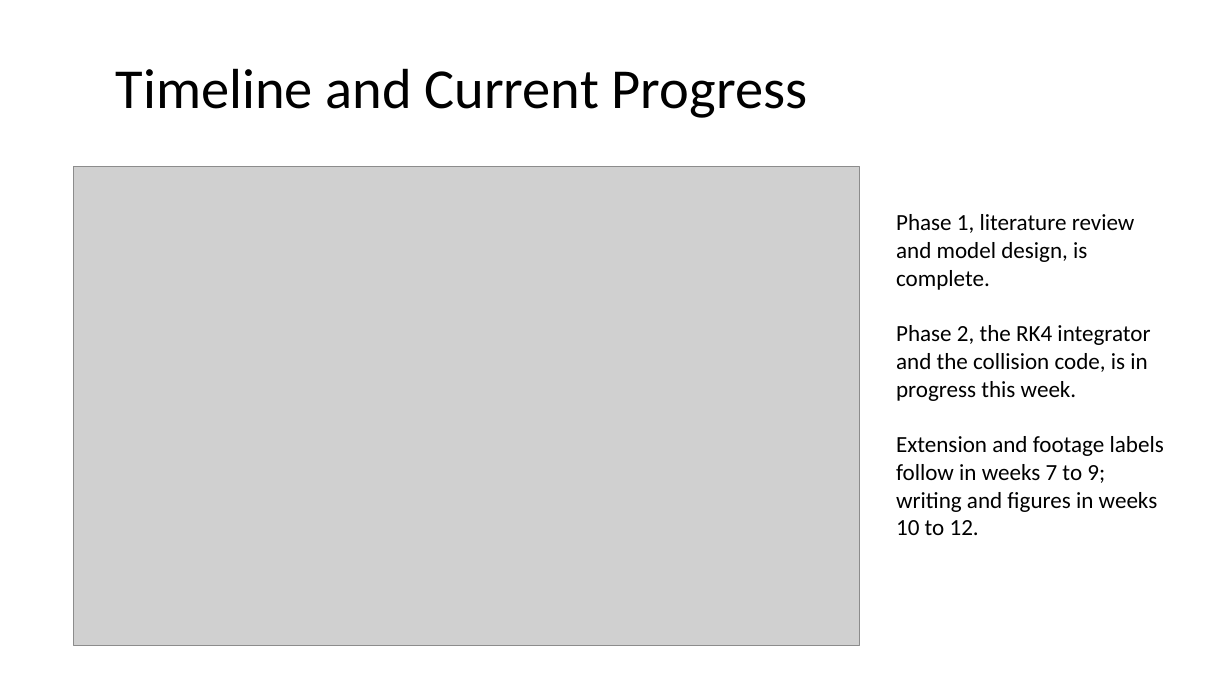
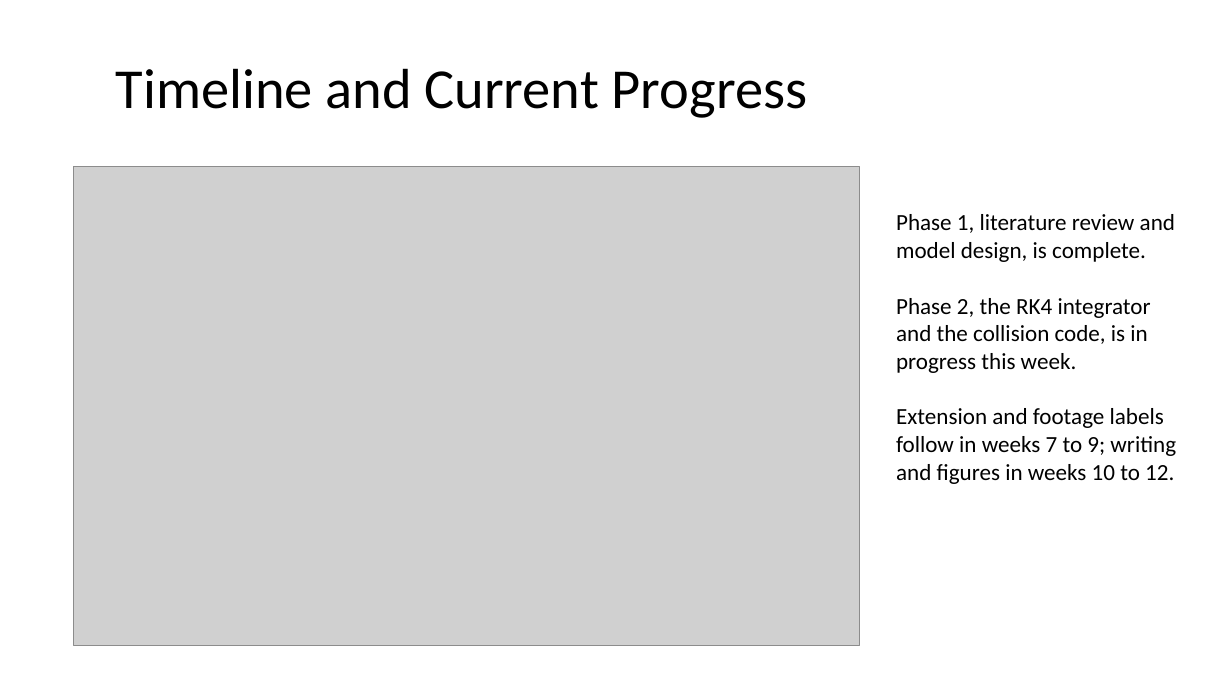
Before and after one commit to dbzyw/comp-1110-group-project, a slide deck: slide 15 of Specifications/COMP1110_Basketball_Shot_Simulation_Progress.pptx (slide 10 before the commit). Drawn at 1232x693 pixels with LibreOffice and Linux fonts; fonts in the diff are those of the drawing; grey boxes stand for pictures. Boxes give left, top, right and bottom in pixels: in the first picture for what was removed or moved away, otherwise in the second. Text is boxed around its words. In the diff, an @@ line names an element or a change of style, - is before the commit and + after.

```diff
--- a/Specifications/COMP1110_Basketball_Shot_Simulation_Progress.pptx
+++ b/Specifications/COMP1110_Basketball_Shot_Simulation_Progress.pptx
@@ text "Phase 1, literature review and ..." rewrapped from <box>896,214,1164,535</box> to <box>896,214,1176,484</box> @@
```
Also in this commit, not shown: 8 other slides changed, 5 slides added, 3 other files.
